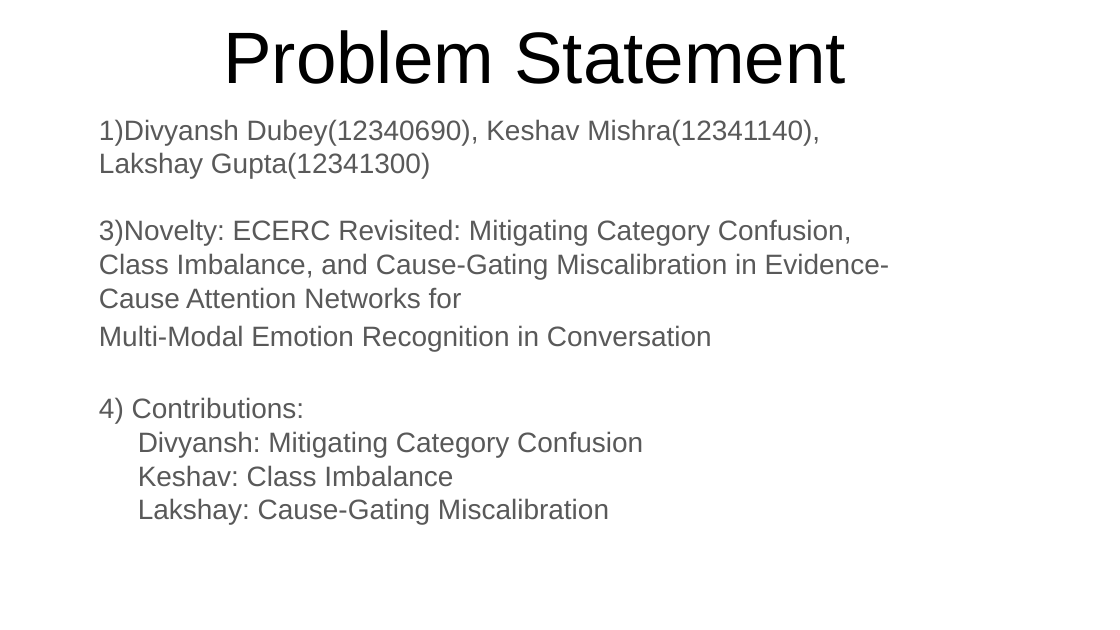
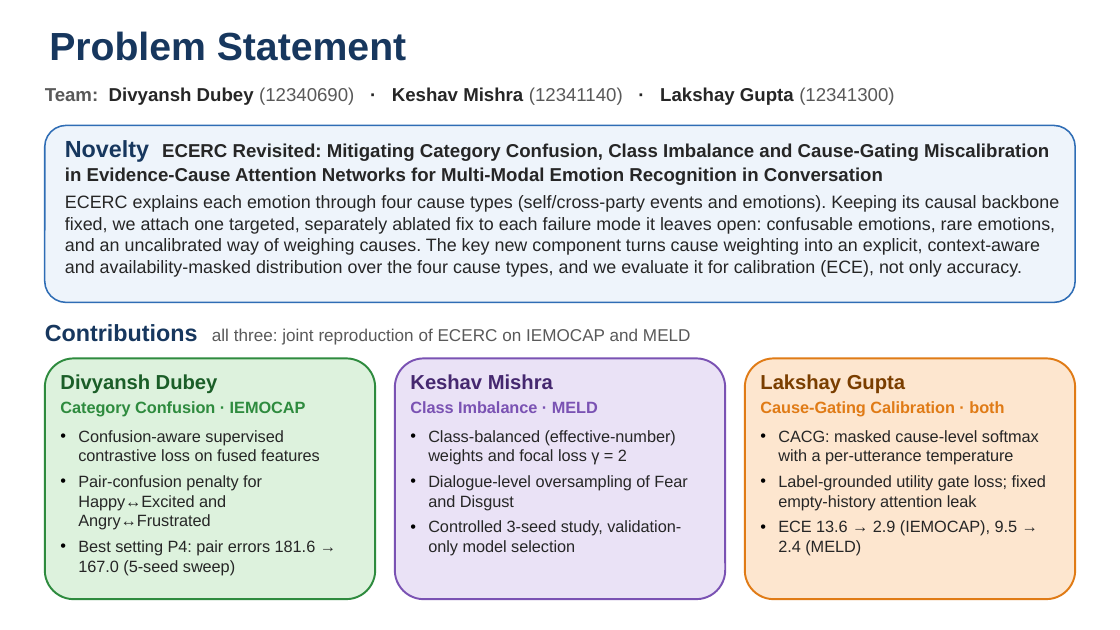
Before and after one commit to lakshayg2005/ML_Project, a slide deck: slide 1 of ML Phase 2 PPT.pptx. Drawn at 1120x630 pixels with LibreOffice and Linux fonts; fonts in the diff are those of the drawing. Boxes give left, top, right and bottom in pixels: in the first picture for what was removed or moved away, otherwise in the second. Text is boxed around its words. In the diff, an @@ line names an element or a change of style, - is before the commit and + after.

Commit message:
ppt updated

```diff
--- a/ML Phase 2 PPT.pptx
+++ b/ML Phase 2 PPT.pptx
@@ title "Problem Statement": place and size @@
-title "Problem Statement" at (223,30,846,84)
+title "Problem Statement" at (49,31,406,61)
@@ title "Problem Statement" at (49,31,406,61): size 46.8 to 25.2 pt, text colour #000000 to #17375E, bold on; alignment centre to left; vertical alignment bottom to middle @@
@@ text at (45,87,894,105): text changed; size 18 to 12 pt; text colour #595959 to #262626; bold on @@
-1)Divyansh Dubey(12340690), Keshav Mishra(12341140), Lakshay Gupta(12341300)
-3)Novelty: ECERC Revisited: Mitigating Category Confusion, Class Imbalance, and Cause-Gating Miscalibration in Evidence-Cause Attention Networks for
-Multi-Modal Emotion Recognition in Conversation
-4) Contributions:
-Divyansh: Mitigating Category Confusion
-Keshav: Class Imbalance
-Lakshay: Cause-Gating Miscalibration
+Team: Divyansh Dubey (12340690) · Keshav Mishra (12341140) · Lakshay Gupta (12341300)
@@ rounded rectangle added at (45,125,1075,302), fill #EEF4FB, outline #2F6DB5 1 pt @@
@@ text added at (65,140,1060,277), 11.5 pt, text #262626 @@
+Novelty ECERC Revisited: Mitigating Category Confusion, Class Imbalance and Cause-Gating Miscalibration in Evidence-Cause Attention Networks for Multi-Modal Emotion Recognition in Conversation
+ECERC explains each emotion through four cause types (self/cross-party events and emotions). Keeping its causal backbone fixed, we attach one targeted, separately ablated fix to each failure mode it leaves open: confusable emotions, rare emotions, and an uncalibrated way of weighing causes. The key new component turns cause weighting into an explicit, context-aware and availability-masked distribution over the four cause types, and we evaluate it for calibration (ECE), not only accuracy.
@@ text added at (45,324,691,345), 11 pt, text #595959 @@
+Contributions all three: joint reproduction of ECERC on IEMOCAP and MELD
@@ rounded rectangle added at (45,358,375,599), fill #DDF2DD, outline #2E8B3E 1.25 pt @@
@@ rounded rectangle added at (394,358,725,599), fill #EAE2F6, outline #7A52B3 1.25 pt @@
@@ rounded rectangle added at (745,358,1075,599), fill #FDE6CF, outline #E07B16 1.25 pt @@
@@ text added at (60,374,320,575), 10.5 pt, text #262626 @@
+Divyansh Dubey
+Category Confusion · IEMOCAP
+• Confusion-aware supervised contrastive loss on fused features
+• Pair-confusion penalty for Happy↔Excited and Angry↔Frustrated
+• Best setting P4: pair errors 181.6 → 167.0 (5-seed sweep)
@@ text added at (410,374,687,556), 10.5 pt, text #262626 @@
+Keshav Mishra
+Class Imbalance · MELD
+• Class-balanced (effective-number) weights and focal loss γ = 2
+• Dialogue-level oversampling of Fear and Disgust
+• Controlled 3-seed study, validation-only model selection
@@ text added at (760,374,1046,556), 10.5 pt, text #262626 @@
+Lakshay Gupta
+Cause-Gating Calibration · both
+• CACG: masked cause-level softmax with a per-utterance temperature
+• Label-grounded utility gate loss; fixed empty-history attention leak
+• ECE 13.6 → 2.9 (IEMOCAP), 9.5 → 2.4 (MELD)
```
Also in this commit, not shown: 1 other slide changed, 1 slide added, 1 slide removed.
